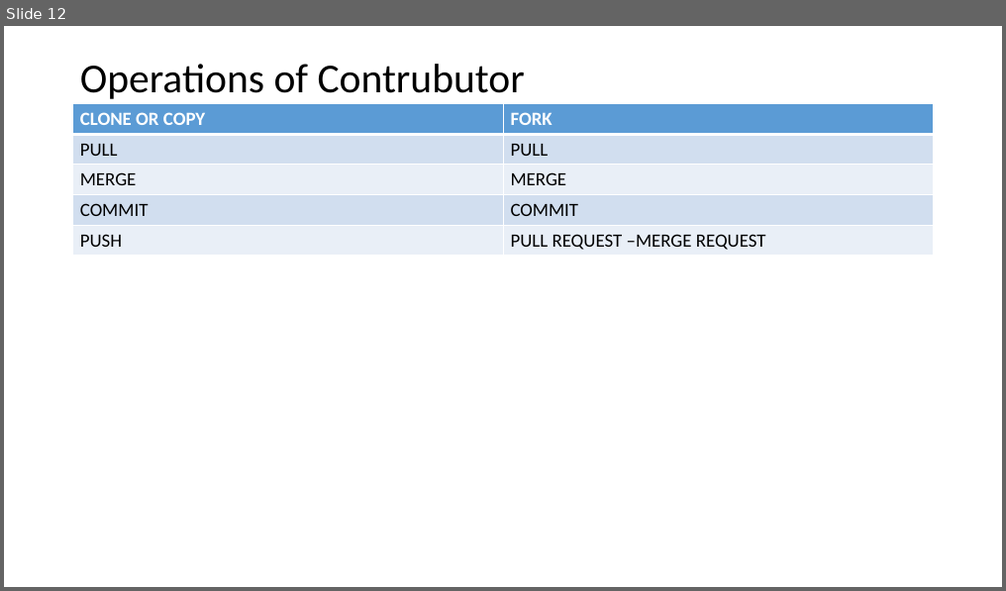
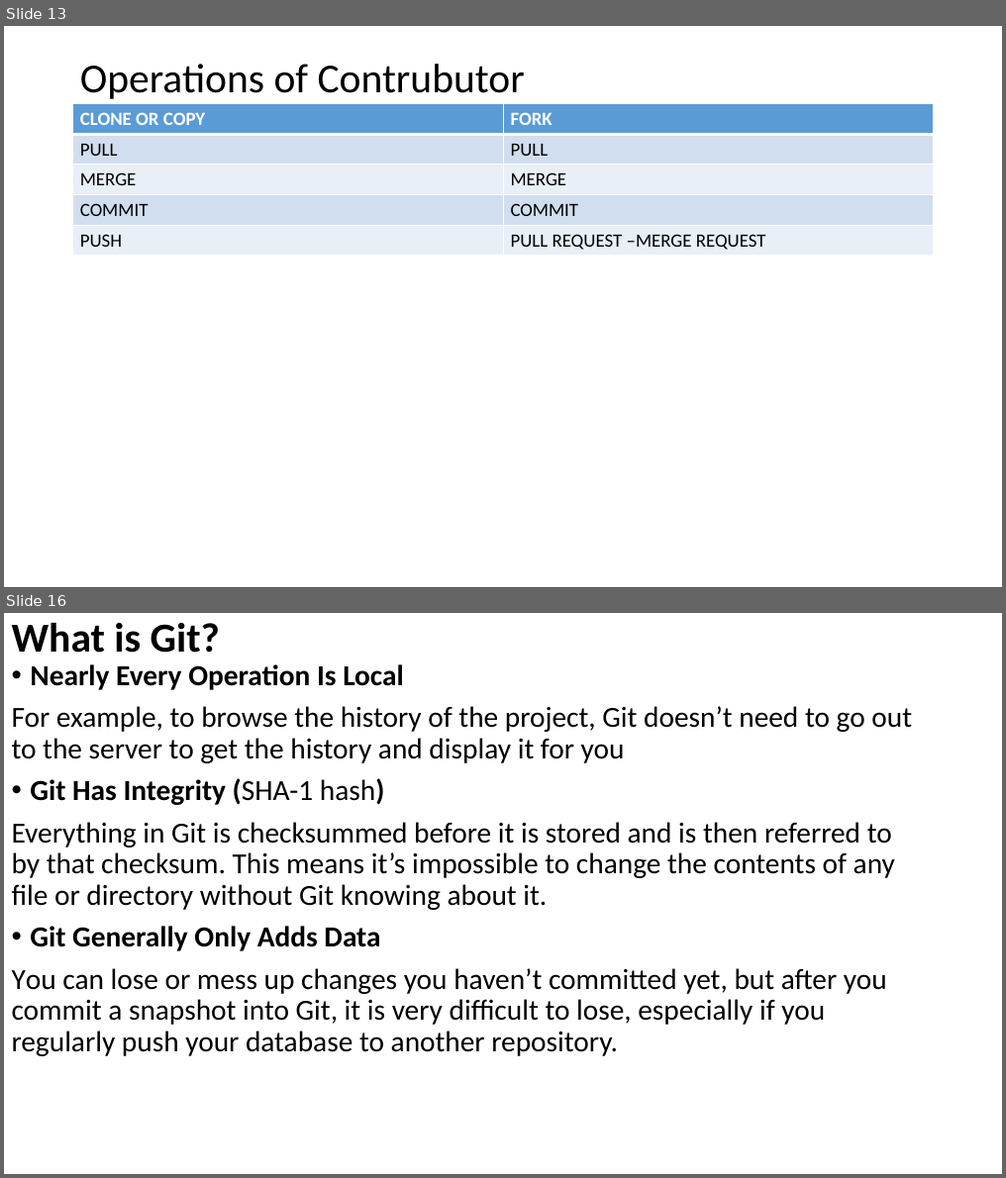
Before and after one commit to mhgulen/Dosyalar, a slide deck: Version Control Protocols.pptx. Shown one above the other, each under a label of ours: slide 12 before the commit, slides 13 and 16 after it; the slides between them are not shown. The pictures are 1006x591 and 1006x1178 pixels, drawn with LibreOffice and Linux fonts; fonts in the diff are those of the drawing. Boxes give left, top, right and bottom in pixels: in the first picture for what was removed or moved away, otherwise in the second. Text is boxed around its words. In the diff, an @@ line names an element or a change of style, - is before the commit and + after.

```diff
--- a/Version Control Protocols.pptx
+++ b/Version Control Protocols.pptx
@@ slide 16 added at <box>4,613,1002,1174</box>, background #FFFFFF @@
@@ title added at <box>12,622,220,653</box>, 39.6 pt, text #000000, bold @@
+What is Git?
@@ text added at <box>12,664,912,1057</box>, 28 pt, text #000000 @@
+• Nearly Every Operation Is Local
+For example, to browse the history of the project, Git doesn’t need to go out to the server to get the history and display it for you
+• Git Has Integrity (SHA-1 hash)
+Everything in Git is checksummed before it is stored and is then referred to by that checksum. This means it’s impossible to change the contents of any file or directory without Git knowing about it.
+• Git Generally Only Adds Data
+You can lose or mess up changes you haven’t committed yet, but after you commit a snapshot into Git, it is very difficult to lose, especially if you regularly push your database to another repository.
@@ what was slide 12 is now slide 13 @@
```
Also in this commit, not shown: 3 slides changed, 10 other slides added, 2 other files.
